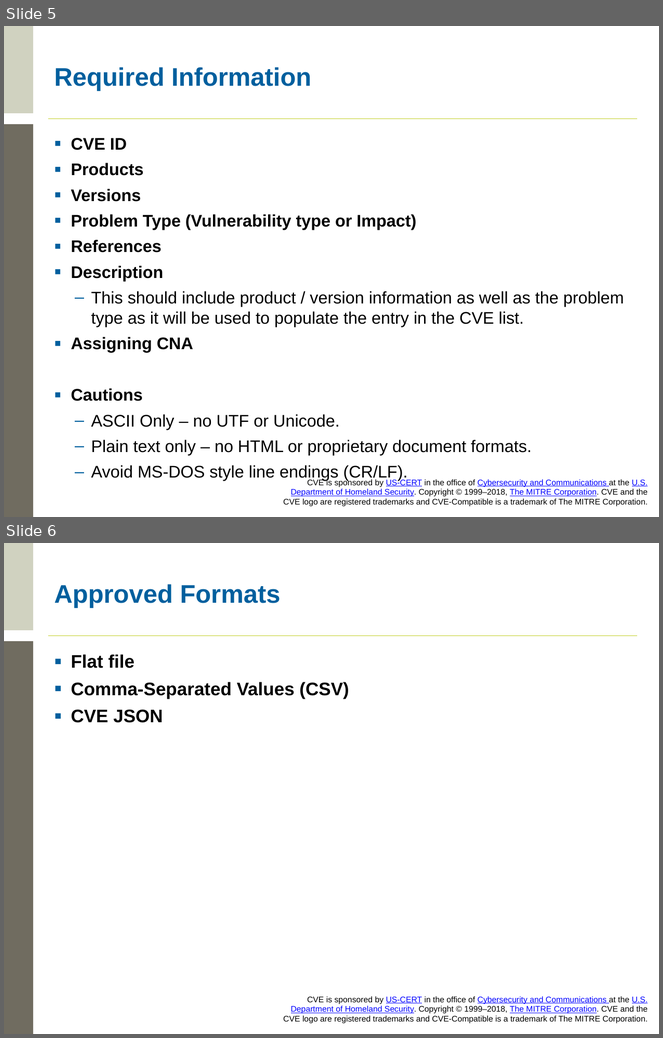
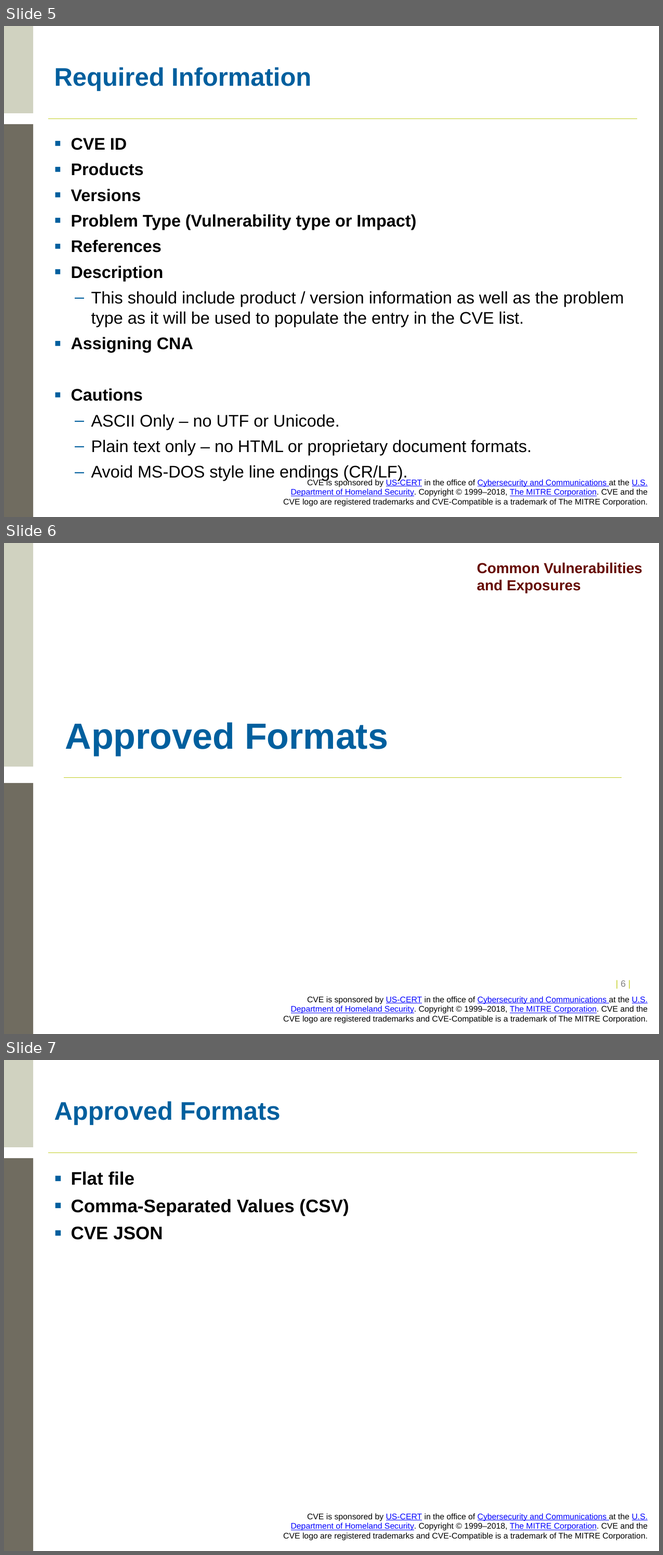
Before and after one commit to CVEProject/cveproject.github.io, a slide deck: docs/cna/Entry_Submission_Process.pptx. Shown one above the other, each under a label of ours: slides 5 and 6 before the commit, slides 5, 6 and 7 after it. The pictures are 663x1038 and 663x1555 pixels, drawn with LibreOffice and Linux fonts; fonts in the diff are those of the drawing; background and template pictures are left out. Boxes give left, top, right and bottom in pixels: in the first picture for what was removed or moved away, otherwise in the second. Text is boxed around its words. In the diff, an @@ line names an element or a change of style, - is before the commit and + after.

```diff
--- a/docs/cna/Entry_Submission_Process.pptx
+++ b/docs/cna/Entry_Submission_Process.pptx
@@ slide 6 added at (4,543,659,1034), background #FFFFFF; not listed: 1 template element that a slide beside it also shows @@
@@ rectangle added at (4,543,34,767), fill #D0D2C0 @@
@@ text added at (477,562,643,593), 16 pt, text #650800, bold @@
+Common Vulnerabilities
+and Exposures
@@ title added at (65,722,388,756), 40 pt, text #005F9E, bold @@
+Approved Formats
@@ rectangle added at (4,783,34,1034), fill #706C60 @@
@@ line added from (64, 778) to (622, 778), #C1CD23 1 pt @@
@@ page number added at (621,981,626,987), 10 pt, text #C1CD23 @@
+| 6 |
@@ what was slide 6 is now slide 7 @@
```
Also in this commit, not shown: 1 slide changed, 22 other slides added.
